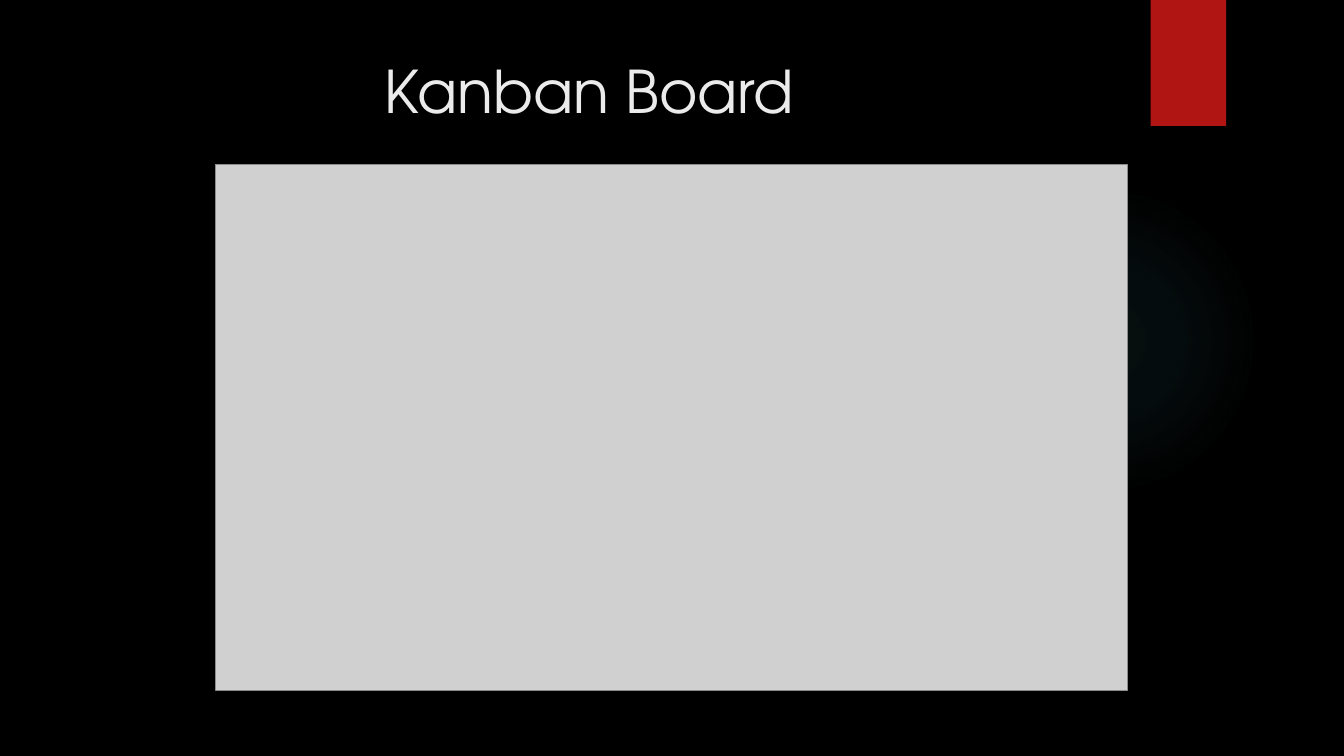
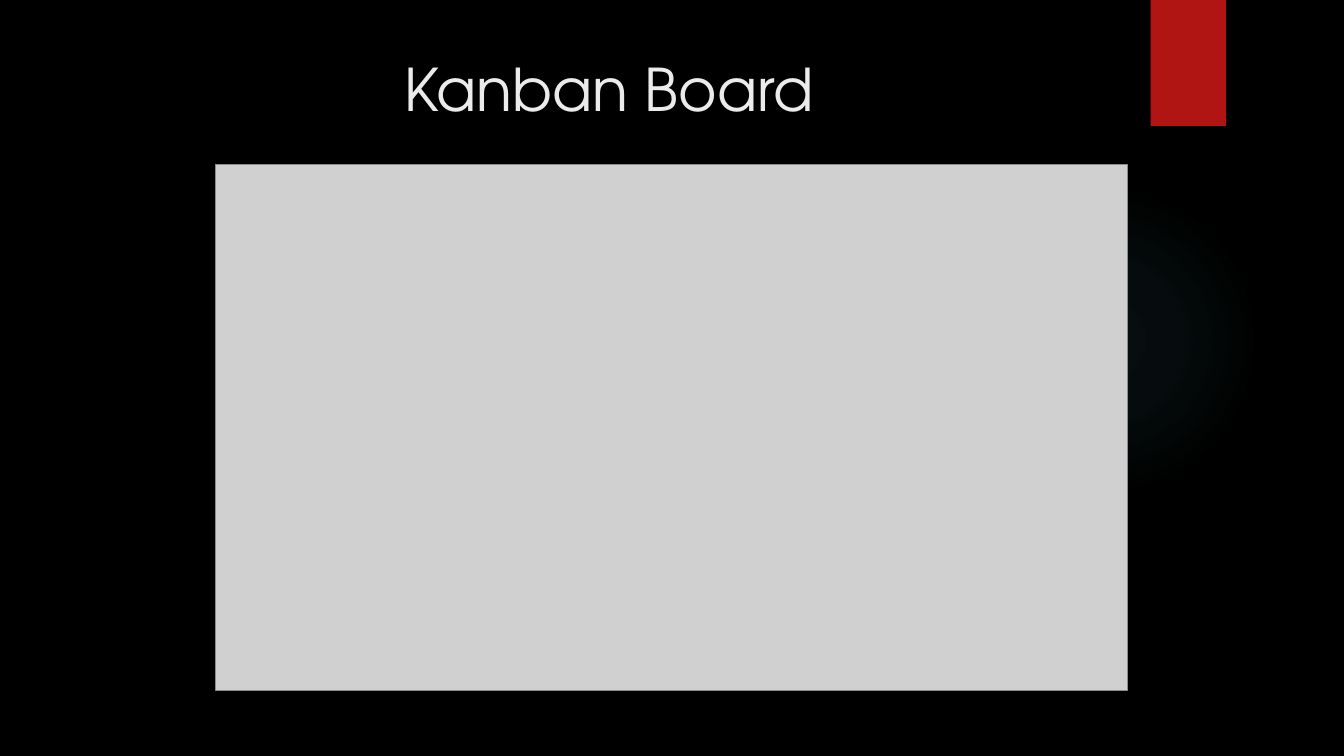
Before and after one commit to Toseef-Github/IMS-22EnableMay2, a slide deck: slide 9 of IMS Presentation.pptx. Drawn at 1344x756 pixels with LibreOffice and Linux fonts; fonts in the diff are those of the drawing; grey boxes stand for pictures; background and template pictures are left out. Boxes give left, top, right and bottom in pixels: in the first picture for what was removed or moved away, otherwise in the second. Text is boxed around its words. In the diff, an @@ line names an element or a change of style, - is before the commit and + after.

```diff
--- a/IMS Presentation.pptx
+++ b/IMS Presentation.pptx
@@ title "Kanban Board": place and size @@
-title "Kanban Board" at [385,69,795,114]
+title "Kanban Board" at [404,67,814,112]
```
Also in this commit, not shown: 5 other slides changed.
